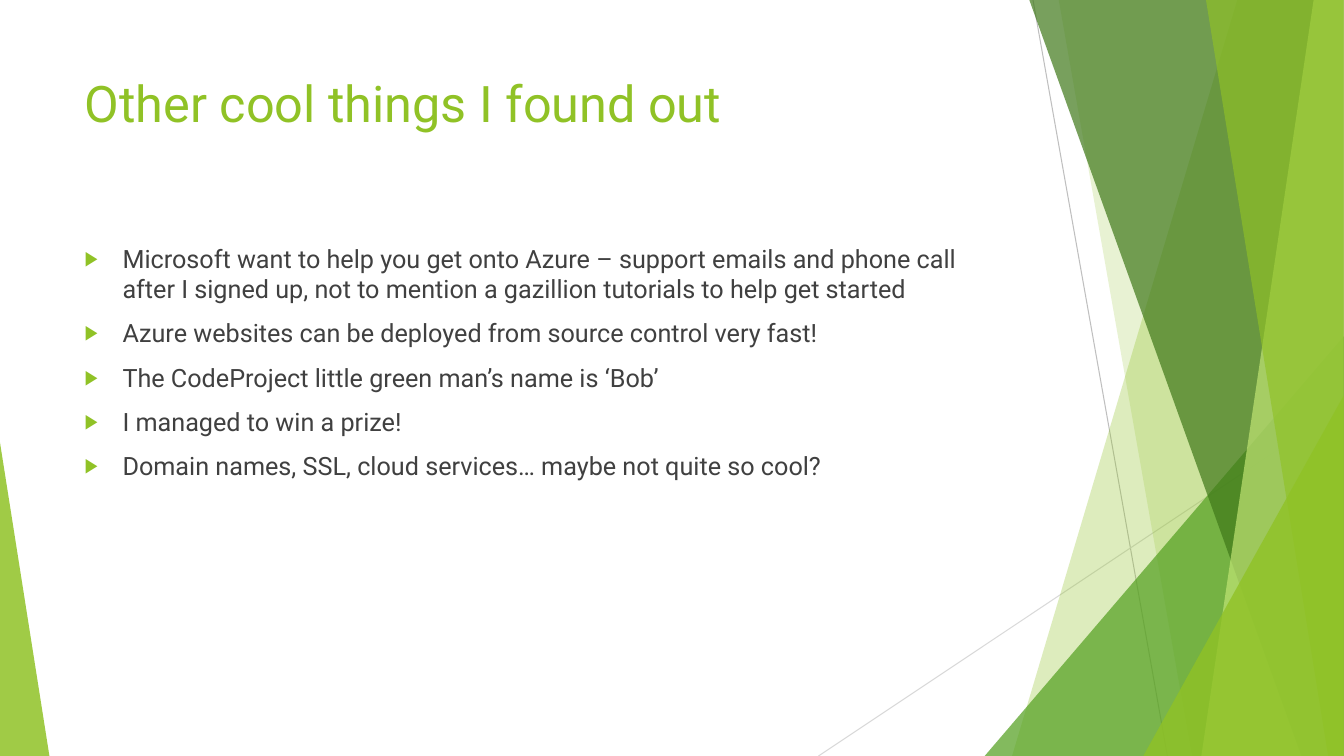
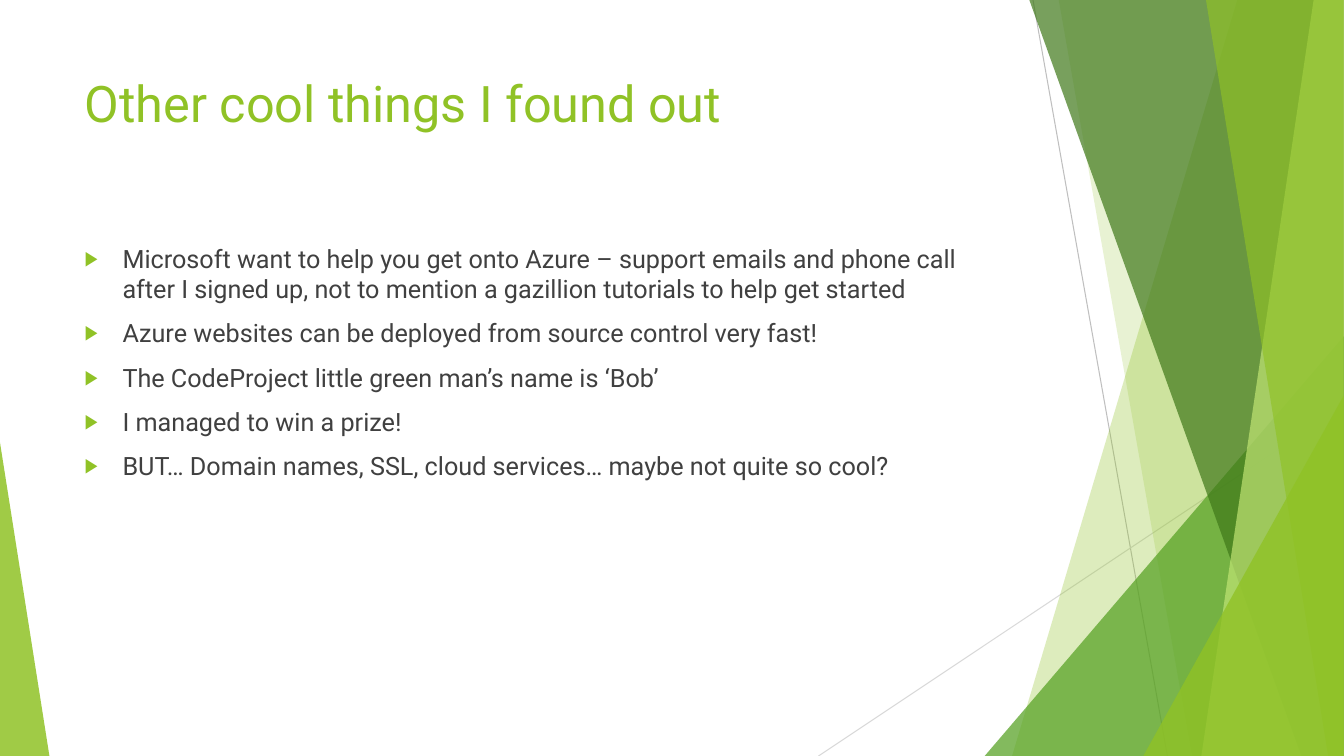
Before and after one commit to phillee007/youconf, a slide deck: slide 14 of The CodeProject Windows Azure Developer Contest.pptx. Drawn at 1344x756 pixels with LibreOffice and Linux fonts; fonts in the diff are those of the drawing. Boxes give left, top, right and bottom in pixels: in the first picture for what was removed or moved away, otherwise in the second. Text is boxed around its words. In the diff, an @@ line names an element or a change of style, - is before the commit and + after.

```diff
--- a/The CodeProject Windows Azure Developer Contest.pptx
+++ b/The CodeProject Windows Azure Developer Contest.pptx
@@ text at box(123, 456, 888, 481): text changed @@
-▶ Domain names, SSL, cloud services… maybe not quite so cool?
+▶ BUT… Domain names, SSL, cloud services… maybe not quite so cool?
```
Also in this commit, not shown: 1 other slide changed.
